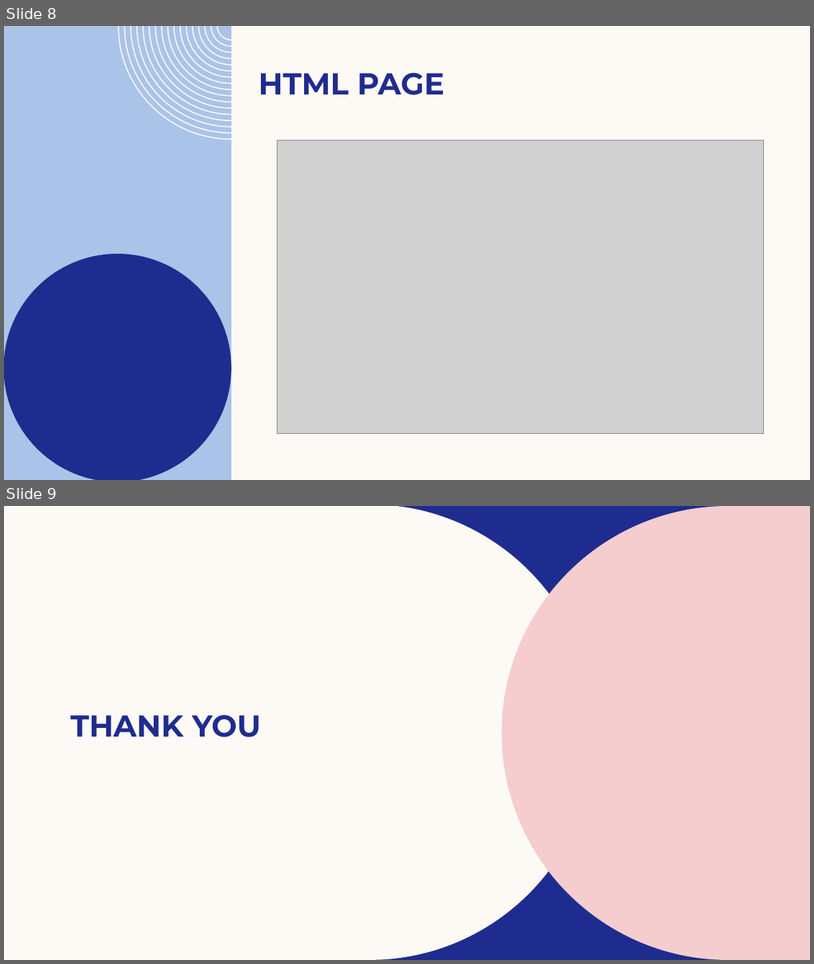
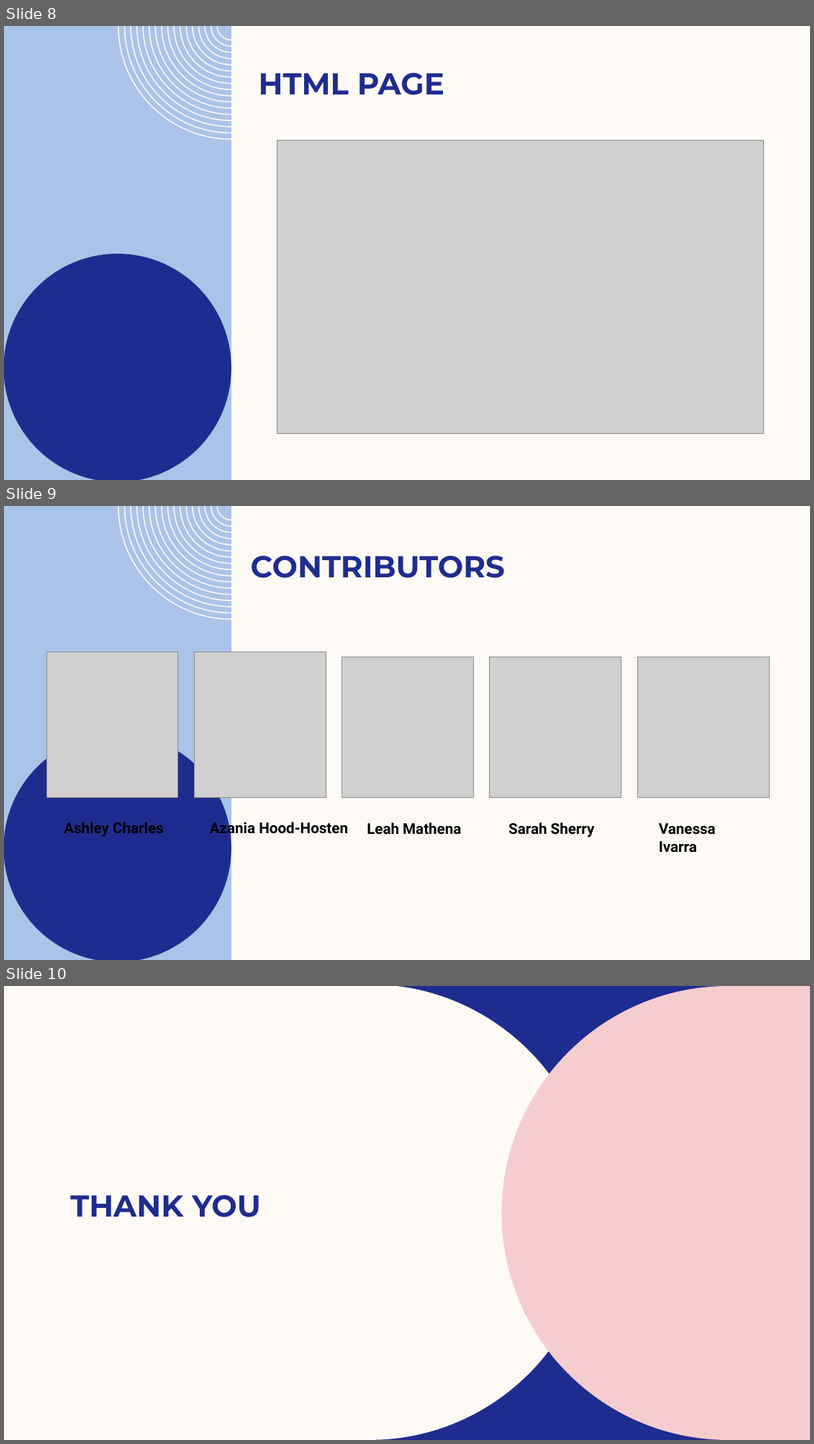
Before and after one commit to AzaniaHH/Credit-Worthiness-Project-4, a slide deck: Group 5 – final project.pptx. Shown one above the other, each under a label of ours: slides 8 and 9 before the commit, slides 8, 9 and 10 after it. The pictures are 814x964 and 814x1444 pixels, drawn with LibreOffice and Linux fonts; fonts in the diff are those of the drawing; grey boxes stand for pictures; background and template pictures are left out. Boxes give left, top, right and bottom in pixels: in the first picture for what was removed or moved away, otherwise in the second. Text is boxed around its words. In the diff, an @@ line names an element or a change of style, - is before the commit and + after.

```diff
--- a/Group 5 – final project.pptx
+++ b/Group 5 – final project.pptx
@@ slide 9 added at (x1=4, y1=506, x2=810, y2=960), background #FDFAF6; not listed: 3 template elements that a slide beside it also shows @@
@@ title added at (x1=251, y1=556, x2=505, y2=578), 36 pt, text #1F2C8F, bold @@
+CONTRIBUTORS
@@ picture added at (x1=46, y1=651, x2=178, y2=797) @@
@@ picture added at (x1=195, y1=651, x2=327, y2=797) @@
@@ picture added at (x1=342, y1=656, x2=474, y2=797) @@
@@ picture added at (x1=490, y1=656, x2=622, y2=797) @@
@@ picture added at (x1=638, y1=656, x2=770, y2=797) @@
@@ text added at (x1=64, y1=821, x2=164, y2=836), 17.6 pt, text #000000, bold @@
+Ashley Charles
@@ text added at (x1=210, y1=819, x2=348, y2=837), 17.6 pt, text #000000, bold @@
+Azania Hood-Hosten
@@ text added at (x1=367, y1=822, x2=461, y2=834), 17.6 pt, text #000000, bold @@
+Leah Mathena
@@ text added at (x1=509, y1=822, x2=595, y2=837), 17.6 pt, text #000000, bold @@
+Sarah Sherry
@@ text added at (x1=659, y1=823, x2=716, y2=852), 17.6 pt, text #000000, bold @@
+Vanessa Ivarra
@@ what was slide 9 is now slide 10 @@
```
Also in this commit, not shown: 2 slides changed.
